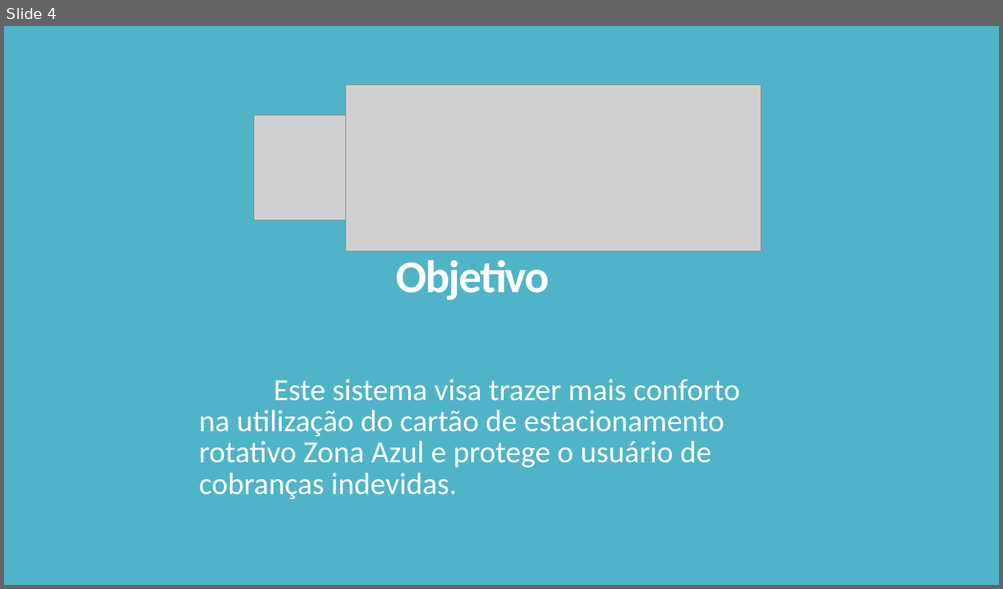
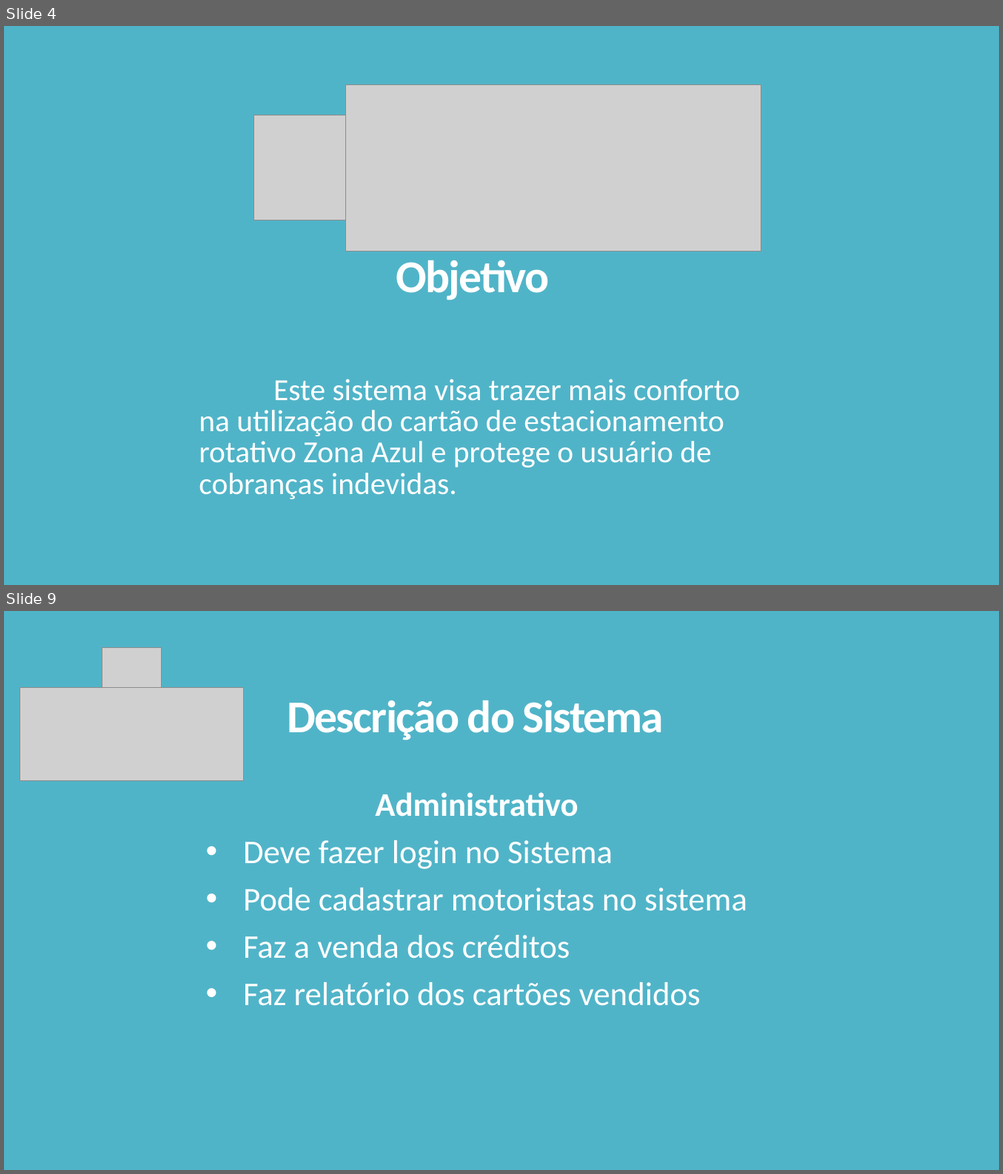
Before and after one commit to ifpe-cti/zonaAzulDigital, a slide deck: Doc/PPO.pptx. Shown one above the other, each under a label of ours: slide 4 before the commit, slides 4 and 9 after it; the slides between them are not shown. The pictures are 1003x589 and 1003x1174 pixels, drawn with LibreOffice and Linux fonts; fonts in the diff are those of the drawing; grey boxes stand for pictures. Boxes give left, top, right and bottom in pixels: in the first picture for what was removed or moved away, otherwise in the second. Text is boxed around its words. In the diff, an @@ line names an element or a change of style, - is before the commit and + after.

```diff
--- a/Doc/PPO.pptx
+++ b/Doc/PPO.pptx
@@ slide 9 added at bbox=[4, 611, 999, 1170], background #50B4C8 @@
@@ picture added at bbox=[102, 647, 162, 715] @@
@@ picture added at bbox=[20, 688, 244, 781] @@
@@ title added at bbox=[287, 701, 663, 741], 44 pt, text #FFFFFF, bold @@
+Descrição do Sistema
@@ subtitle added at bbox=[243, 792, 747, 1006], 32 pt, text #FFFFFF @@
+Administrativo
+• Deve fazer login no Sistema
+• Pode cadastrar motoristas no sistema
+• Faz a venda dos créditos
+• Faz relatório dos cartões vendidos
```
Also in this commit, not shown: 3 slides changed, 2 other slides added.
